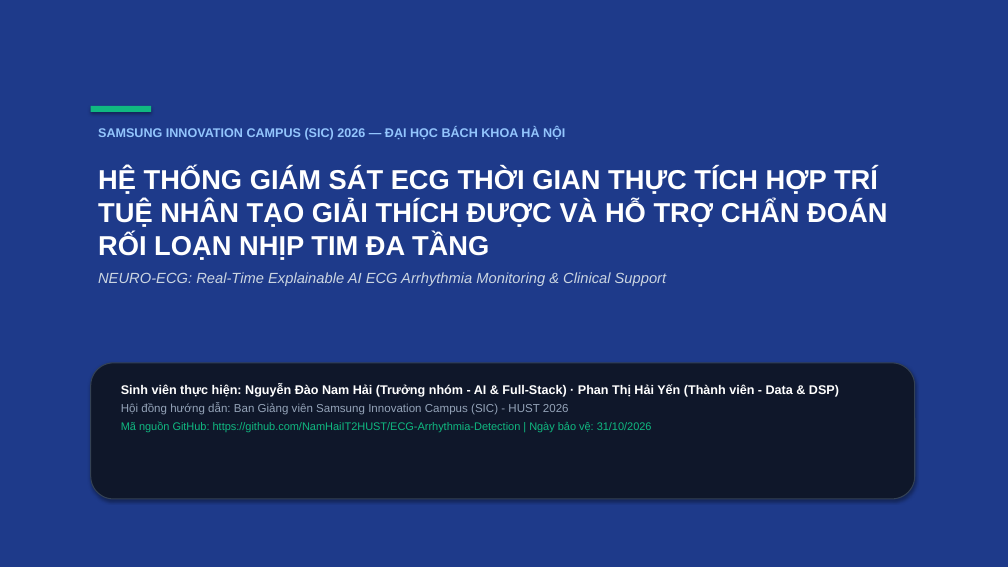
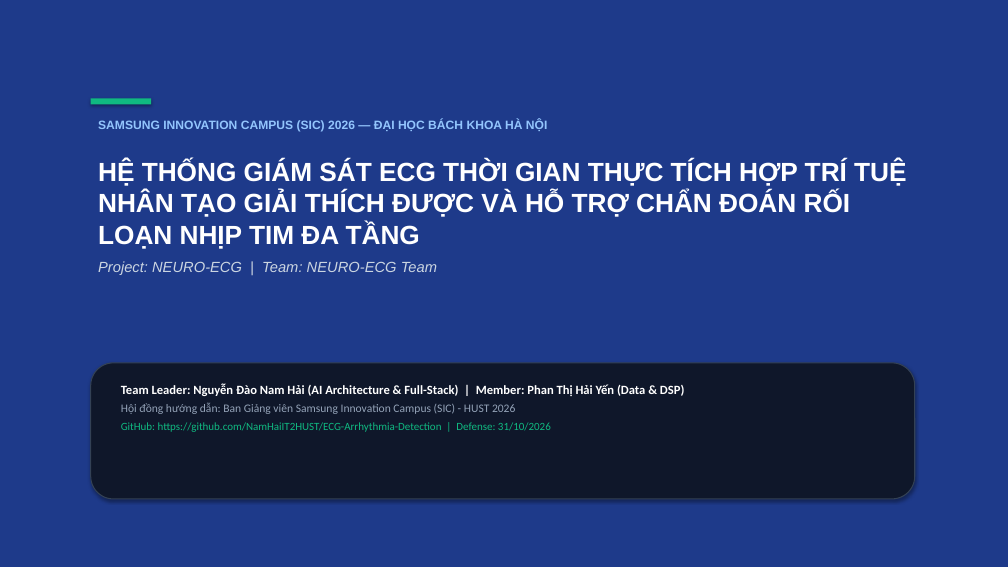
Before and after one commit to NamHaiIT2HUST/ECG-Arrhythmia-Detection, a slide deck: slide 1 of docs/NEURO_ECG_Capstone_Presentation_SIC.pptx. Drawn at 1008x567 pixels with LibreOffice and Linux fonts; fonts in the diff are those of the drawing. Boxes give left, top, right and bottom in pixels: in the first picture for what was removed or moved away, otherwise in the second. Text is boxed around its words. In the diff, an @@ line names an element or a change of style, - is before the commit and + after.

Commit message:
docs: align PowerPoint presentation with exact Samsung SIC master slide layout (Unit tag, Level-1, Level-2, Header/Footer)

```diff
--- a/docs/NEURO_ECG_Capstone_Presentation_SIC.pptx
+++ b/docs/NEURO_ECG_Capstone_Presentation_SIC.pptx
@@ 2 texts, 1 rectangle: place and size @@
-2 texts, 1 rectangle at [91,106,887,286]
+2 texts, 1 rectangle at [91,98,906,275]
@@ text "SAMSUNG INNOVATION CAMPUS (SIC) 2026 ..." at [98,119,547,131]: size 12 to 11.5 pt @@
@@ text at [98,159,906,249]: size 26 to 25 pt in "HỆ THỐNG GIÁM SÁT ECG THỜI GIAN ..." @@
@@ text at [98,261,437,275]: text changed @@
-NEURO-ECG: Real-Time Explainable AI ECG Arrhythmia Monitoring & Clinical Support
+Project: NEURO-ECG | Team: NEURO-ECG Team
@@ text at [121,383,684,396]: text changed; font Arial to Calibri @@
-Sinh viên thực hiện: Nguyễn Đào Nam Hải (Trưởng nhóm - AI & Full-Stack) · Phan Thị Hải Yến (Thành viên - Data & DSP)
+Team Leader: Nguyễn Đào Nam Hải (AI Architecture & Full-Stack) | Member: Phan Thị Hải Yến (Data & DSP)
@@ text at [121,403,515,414]: font Arial to Calibri in "Hội đồng hướng dẫn: Ban Giảng viên ..." @@
@@ text at [121,422,551,432]: text changed; font Arial to Calibri @@
-Mã nguồn GitHub: https://github.com/NamHaiIT2HUST/ECG-Arrhythmia-Detection | Ngày bảo vệ: 31/10/2026
+GitHub: https://github.com/NamHaiIT2HUST/ECG-Arrhythmia-Detection | Defense: 31/10/2026
```
Also in this commit, not shown: 15 other slides changed, 1 slide added, 1 slide removed.
